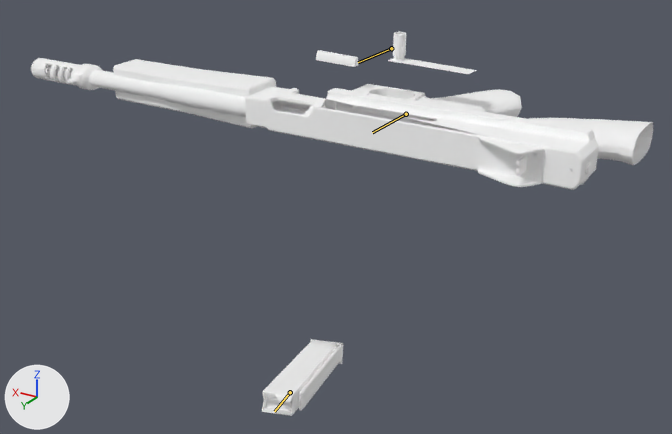
Two versions of the glTF model xogot/assets/weapons/aether_waw_real/thompson/viewmodel.glb, one commit apart.
Rendered twice from a camera (50 mm lens) standing at (-0.394, 0.79, 0.268) and looking at (0.184, -0.172, -0.213). Arrows for +X, +Y and +Z are at lower left; the lights stay in place. The older version comes first. Both versions are drawn at frame 18 of the action 'PSA_viewmodel_thompson_reload_empty'; the numbers are the values there. The bones that change, and the others that lie on the model, are drawn over the model as lines.

In view in the first picture: 'ThompsonGun'.
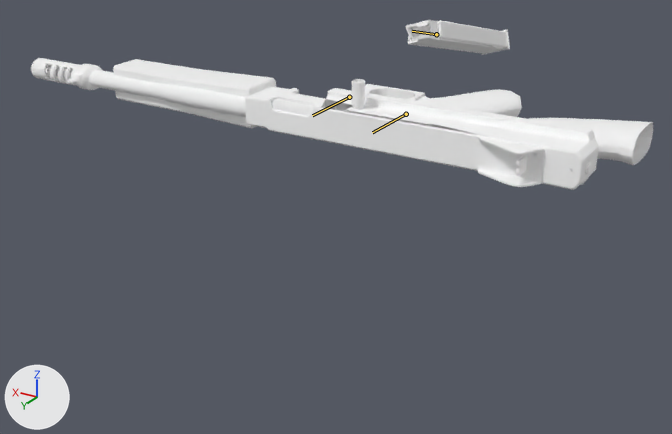
The change, as a list of edits to the scene's bpy script:
```text
Change bone_j_clip:
    where bone_j_clip = bpy.data.objects['ThompsonGun.ao'].pose.bones['j_clip']  # child of 'j_gun'
    bone_j_clip.location: (0.053, 0.009, -0.366) -> (0.053, -0.365, -0.002)
    bone_j_clip.rotation_quaternion: (0.98, 0.126, 0.021, 0.156) -> (0.98, 0.126, 0.156, -0.021)  # degrees (15, 0, 18) -> degrees (15, 18, 0)
Change bone_j_bolt:
    where bone_j_bolt = bpy.data.objects['ThompsonGun.ao'].pose.bones['j_bolt']  # child of 'j_gun'
    bone_j_bolt.location: (-0.003, -0.08, 0.033) -> (-0.002, 0.002, 0.003)
    bone_j_bolt.rotation_quaternion: (1.0, 0.0, -0.01, -0.01) -> (1.0, 0.0, 0.0, 0.0)  # degrees (0, -1, -1) -> degrees (0, 0, 0)
```

Boxes (x1, y1, x2, y2) around the edits, measured in the pictures (672 x 434 px):
'ThompsonGun', posed (56% shorter)
    before: (31, 31, 653, 416)
    after: (31, 20, 653, 190)
bone 'j_clip', root to tip
    before: (290, 392) to (274, 411)
    after: (436, 34) to (412, 31)
bone 'j_bolt', root to tip
    before: (391, 48) to (358, 62)
    after: (349, 97) to (312, 115)
